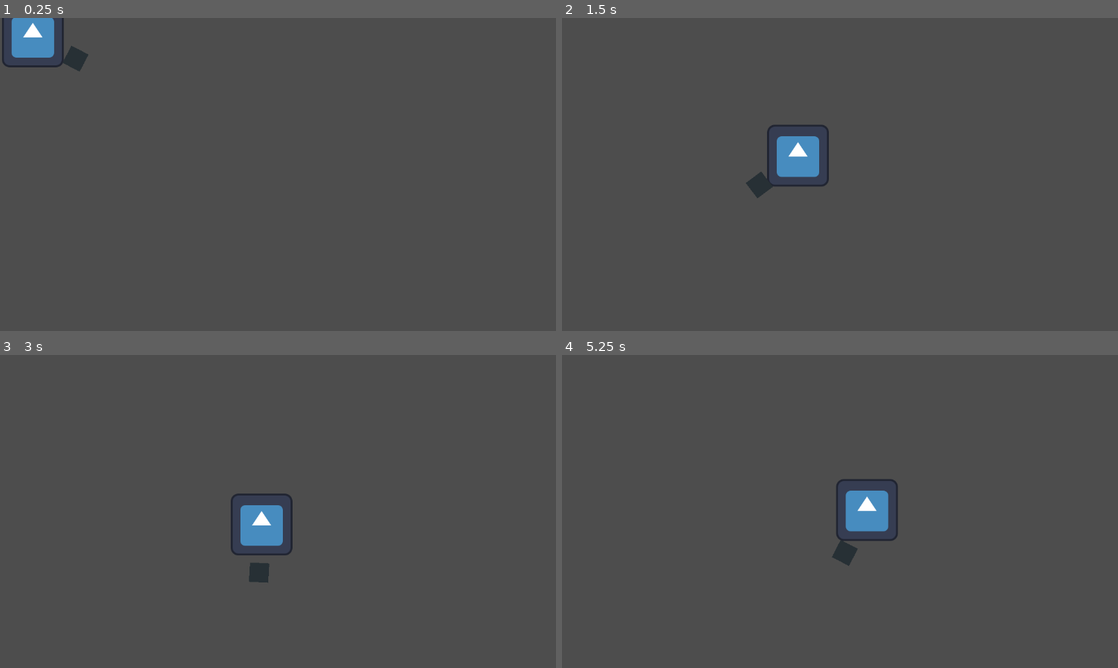
Above: before the commit, frames 1-4 (two rows, left to right).
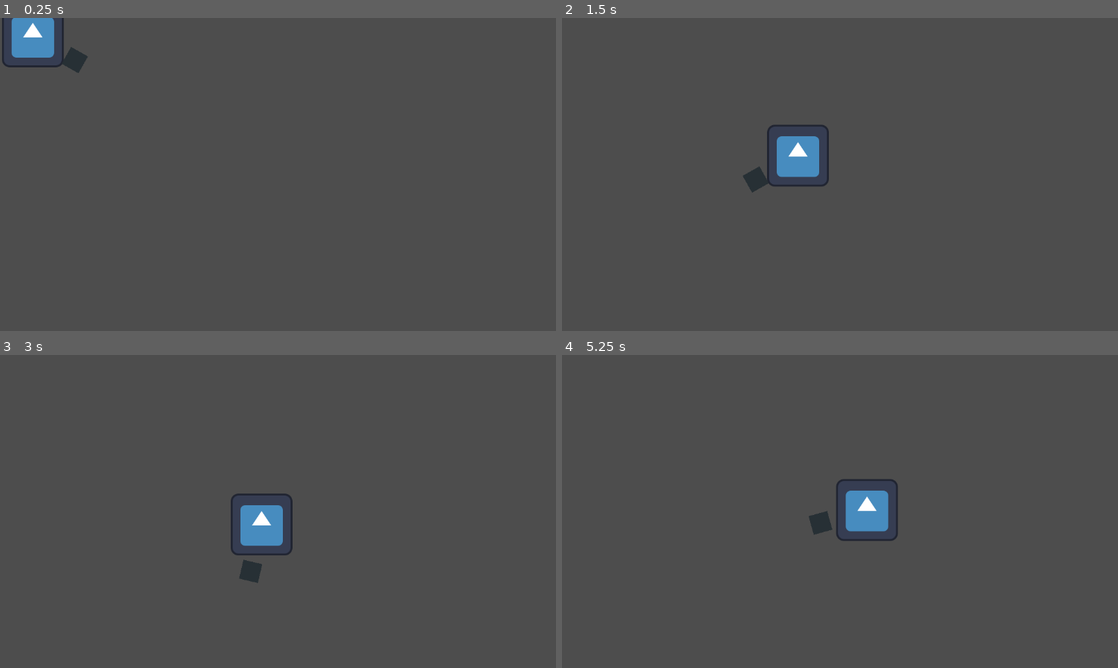
Above: after the commit, the same moments.

Repository: sayf63/Judgement_Engine
Game: Godot game, scene res://Entities/Player/Player.tscn
The game is run twice, just before and just after one commit, with the same random seed, the same clock (stepped at 60 frames per second) and the same inputs. The project has no main scene, so this scene is started directly. The engine's default icon, where the game draws it, is replaced by a stand-in: a white triangle on a blue panel in a dark square.
Inputs (mouse positions are in pixels of both pictures, inside the frame that each line leads up to):
- Up to frame 1 (0.25 s): no input
- Up to frame 2 (1.5 s): move the mouse to (962, 158) at 0.52 s; hold D (right) 0.53-1.28 s; tap Space (dash) at 0.6, 1.35 s; move the mouse to (728, 190) at 1.27 s; hold S (down) from 1.28 s (still down)
- Up to frame 3 (3 s): move the mouse to (333, 442) at 2.02 s; release S (down) at 2.03 s; hold D (right) 2.03-2.78 s; tap Space (dash) at 2.1, 2.85 s; move the mouse to (250, 574) at 2.77 s; hold W (up) from 2.78 s (still down)
- Up to frame 4 (5.25 s): move the mouse to (1006, 558) at 3.52 s; release W (up) at 3.53 s; hold A (left) 3.53-5.03 s; tap Space (dash) at 3.6, 4.35, 5.1 s; move the mouse to (673, 464) at 4.27 s; move the mouse to (867, 511) at 5.02 s; hold S (down) from 5.03 s (still down)

The runs differ from the first frame. In frame 1, less than 0.1% of the frame differs, in the area x 11-16%, y 8-18%; in frame 2, 0.1%; in frame 3, 0.2%; in frame 4, 0.4%, in the area x 44-54%, y 49-68%.

Commit message:
player weapon rotates at a constant speed now, and renamed the .gd files to be snake case, and the .tscn files to be Pascal case

Diff:
--- a/judgement-engine/Entities/Player/Player.tscn
+++ b/judgement-engine/Entities/Player/Player.tscn
@@ -1,12 +1,12 @@
 [gd_scene format=3 uid="uid://cac2qf0buevcy"]
 
 [ext_resource type="Texture2D" uid="uid://r7fbim2rqnl4" path="res://icon.svg" id="1_e5kic"]
-[ext_resource type="Script" uid="uid://dhb8bjagmiq67" path="res://Entities/Player/Player.gd" id="1_ww0jn"]
-[ext_resource type="PackedScene" uid="uid://bteatyl84d520" path="res://Entities/Player/Weapon/PlayerWeapon.tscn" id="3_vweq0"]
-[ext_resource type="Script" uid="uid://c8rfyr6gup3x3" path="res://Entities/Player/PlayerStateMachine/PlayerStateMachine.gd.gd" id="4_hj1c0"]
-[ext_resource type="Script" uid="uid://b1jw371l2c5tt" path="res://Entities/Player/PlayerStateMachine/PlayerStates/PlayerIdle.gd" id="5_hj1c0"]
-[ext_resource type="Script" uid="uid://llbfhas6et5t" path="res://Entities/Player/PlayerStateMachine/PlayerStates/PlayerMoving.gd" id="6_x44r4"]
-[ext_resource type="Script" uid="uid://ghiu6bajqh63" path="res://Entities/Player/PlayerStateMachine/PlayerStates/PlayerDashing.gd" id="7_761t5"]
+[ext_resource type="Script" uid="uid://dhb8bjagmiq67" path="res://Entities/Player/player.gd" id="1_ww0jn"]
+[ext_resource type="PackedScene" uid="uid://bteatyl84d520" path="res://Entities/Player/Weapon/player_weapon.tscn" id="3_vweq0"]
+[ext_resource type="Script" uid="uid://c8rfyr6gup3x3" path="res://Entities/Player/PlayerStateMachine/player_state_machine.gd" id="4_hj1c0"]
+[ext_resource type="Script" uid="uid://b1jw371l2c5tt" path="res://Entities/Player/PlayerStateMachine/PlayerStates/player_idle.gd" id="5_hj1c0"]
+[ext_resource type="Script" uid="uid://llbfhas6et5t" path="res://Entities/Player/PlayerStateMachine/PlayerStates/player_moving.gd" id="6_x44r4"]
+[ext_resource type="Script" uid="uid://ghiu6bajqh63" path="res://Entities/Player/PlayerStateMachine/PlayerStates/player_dashing.gd" id="7_761t5"]
 
 [sub_resource type="CircleShape2D" id="CircleShape2D_ww0jn"]
 radius = 50.0
--- a/judgement-engine/Entities/Player/Player.gd
+++ b/judgement-engine/Entities/Player/player.gd
@@ -35,7 +35,7 @@
 
 func handle_weapon_position(delta: float, mouse_position: Vector2):
 	var weapon_desired_angle := global_position.angle_to_point(mouse_position)
-	Weapon.rotation = lerp_angle(
+	Weapon.rotation = rotate_toward(
 		Weapon.rotation,
 		weapon_desired_angle,
 		WEAPON_ROTATION_SPEED * delta
Renamed: judgement-engine/Entities/Enemies/Base Enemy/base_enemy.tscn -> judgement-engine/Entities/Enemies/Base Enemy/BaseEnemy.tscn
Renamed: judgement-engine/Entities/Player/PlayerStateMachine/PlayerStates/PlayerDashing.gd -> judgement-engine/Entities/Player/PlayerStateMachine/PlayerStates/player_dashing.gd
Renamed: judgement-engine/Entities/Player/PlayerStateMachine/PlayerStates/PlayerDashing.gd.uid -> judgement-engine/Entities/Player/PlayerStateMachine/PlayerStates/player_dashing.gd.uid
Renamed: judgement-engine/Entities/Player/PlayerStateMachine/PlayerStates/PlayerIdle.gd -> judgement-engine/Entities/Player/PlayerStateMachine/PlayerStates/player_idle.gd
Renamed: judgement-engine/Entities/Player/PlayerStateMachine/PlayerStates/PlayerIdle.gd.uid -> judgement-engine/Entities/Player/PlayerStateMachine/PlayerStates/player_idle.gd.uid
Renamed: judgement-engine/Entities/Player/PlayerStateMachine/PlayerStates/PlayerMoving.gd -> judgement-engine/Entities/Player/PlayerStateMachine/PlayerStates/player_moving.gd
Renamed: judgement-engine/Entities/Player/PlayerStateMachine/PlayerStates/PlayerMoving.gd.uid -> judgement-engine/Entities/Player/PlayerStateMachine/PlayerStates/player_moving.gd.uid
Renamed: judgement-engine/Entities/Player/PlayerStateMachine/PlayerStateMachine.gd.gd -> judgement-engine/Entities/Player/PlayerStateMachine/player_state_machine.gd
Renamed: judgement-engine/Entities/Player/PlayerStateMachine/PlayerStateMachine.gd.gd.uid -> judgement-engine/Entities/Player/PlayerStateMachine/player_state_machine.gd.uid
Renamed: judgement-engine/Entities/Player/Weapon/PlayerWeapon.tscn -> judgement-engine/Entities/Player/Weapon/player_weapon.tscn
Renamed: judgement-engine/Entities/Player/Player.gd.uid -> judgement-engine/Entities/Player/player.gd.uid
Renamed: judgement-engine/Entities/Player/BasicPlayer.gd -> judgement-engine/Entities/Player/player_basic.gd
(and 1 more such lines)
